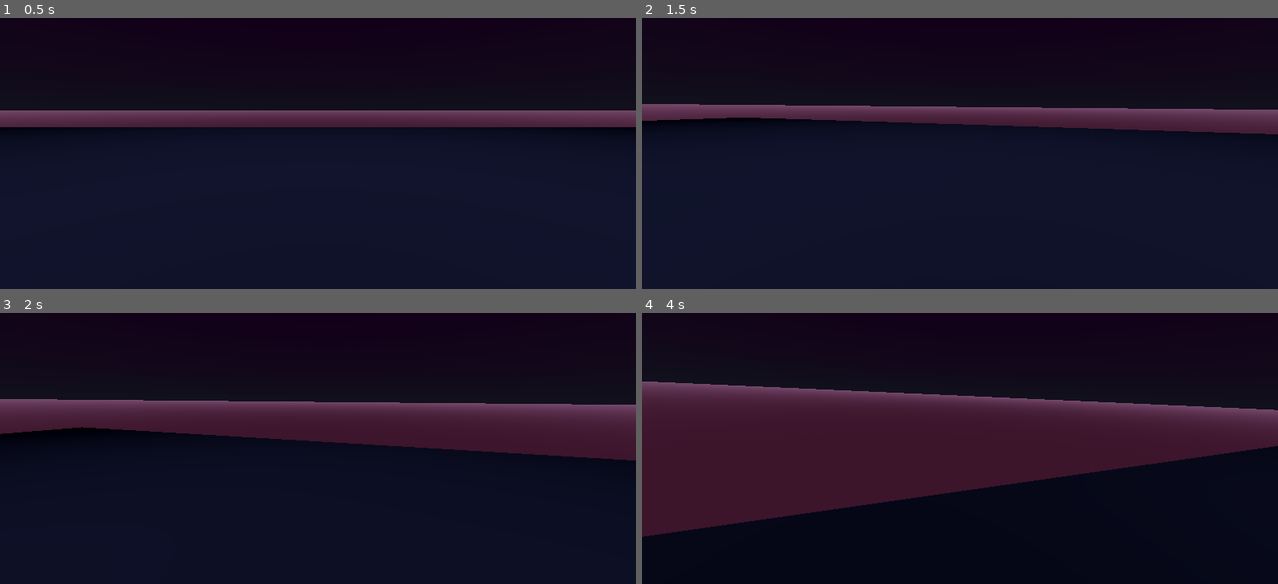
Above: before the commit, frames 1-4 (two rows, left to right).
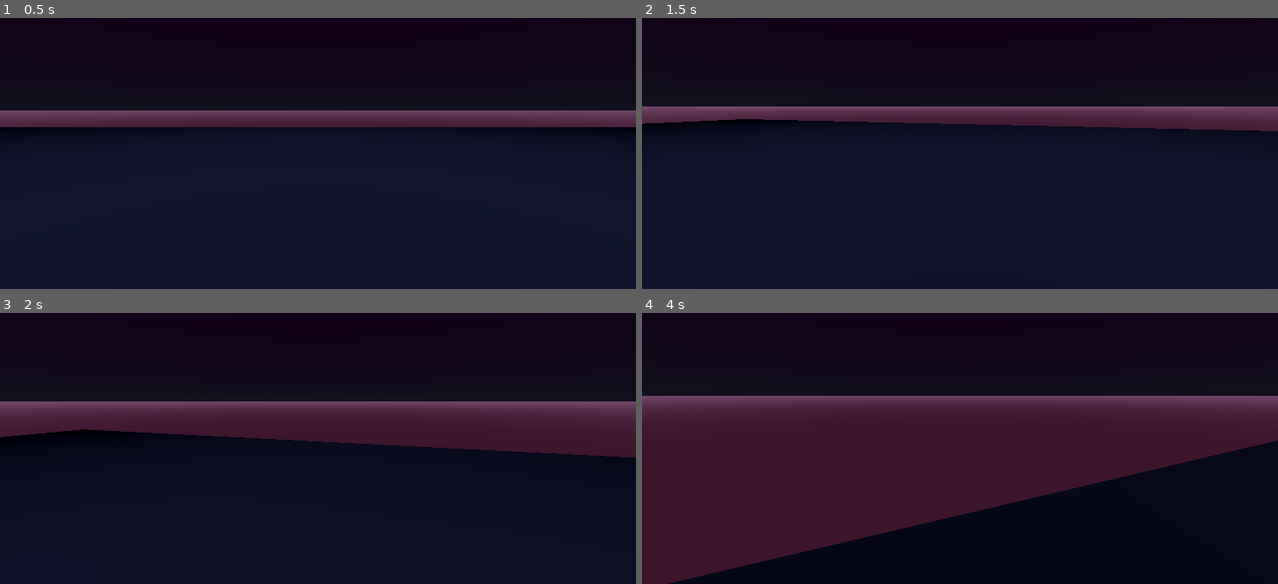
Above: after the commit, the same moments.

Repository: kokiheey/HYPERSLIDE
Game: Godot game, scene res://world_1.tscn
The game is run twice, just before and just after one commit, with the same random seed, the same clock (stepped at 60 frames per second) and the same inputs.
Inputs (mouse positions are in pixels of both pictures, inside the frame that each line leads up to):
- Up to frame 1 (0.5 s): no input
- Up to frame 2 (1.5 s): tap Enter (ui_accept) at 0.5, 0.77 s; move the mouse to (991, 107) at 0.52 s; hold W (forward) from 0.53 s (still down); move the mouse to (928, 110) at 1.27 s
- Up to frame 3 (2 s): keep holding W (forward); tap Enter (ui_accept) at 1.52 s
- Up to frame 4 (4 s): keep holding W (forward); move the mouse to (972, 399) at 2.02 s; move the mouse to (953, 410) at 2.77 s; tap Enter (ui_accept) at 3.02, 3.77 s; move the mouse to (1004, 410) at 3.52 s

Frame 1 is identical in both runs. In frame 2, 1.1% of the frame differs, in the area x 0-100%, y 31-43%; in frame 3, 1.1%; in frame 4, 13%, in the area x 0-100%, y 25-100%.

Commit message:
fixed camera rotation

Diff:
--- a/skate_player.gd
+++ b/skate_player.gd
@@ -25,20 +25,17 @@
 
 
 	var input_dir = Input.get_vector("left", "right", "forward", "backward")
-	var direction = (camera.transform.basis * Vector3(input_dir.x, 0, input_dir.y)).normalized()
+	var direction = (camera.transform.basis.z * Vector3(input_dir.x, 0, input_dir.y)).normalized()
 	if direction: #null check?
 		velocity.x += direction.x * acceleration * delta
 		velocity.z += direction.z * acceleration * delta
-	#else: #izgleda kao da ovo gasi kretanje kad prestanes da drzis movement
-	#	velocity.x = move_toward(velocity.x, 0, acceleration)
-	#	velocity.z = move_toward(velocity.z, 0, acceleration)
-
 	move_and_slide() #send movement to charcterbody class ?
 
 func _unhandled_input(event):
 	if event is InputEventMouseMotion:
-		rot_x = -event.relative.x * sens
-		rot_y = -event.relative.y * sens
+		rot_x += -event.relative.x * sens
+		rot_y += -event.relative.y * sens
 		rot_y = clampf(rot_y, -1.5, 1.5)
-		camera.rotate_x(rot_y)
-		camera.rotate_y(rot_x)
+		camera.transform.basis = Basis()
+		camera.rotate_object_local(Vector3(0, 1, 0), rot_x)
+		camera.rotate_object_local(Vector3(1, 0, 0), rot_y)
